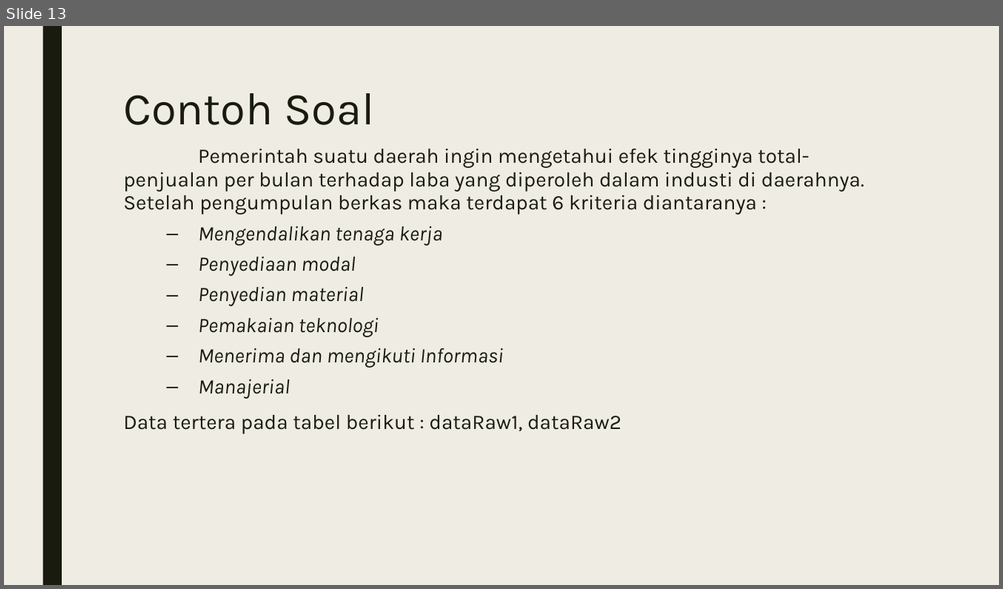
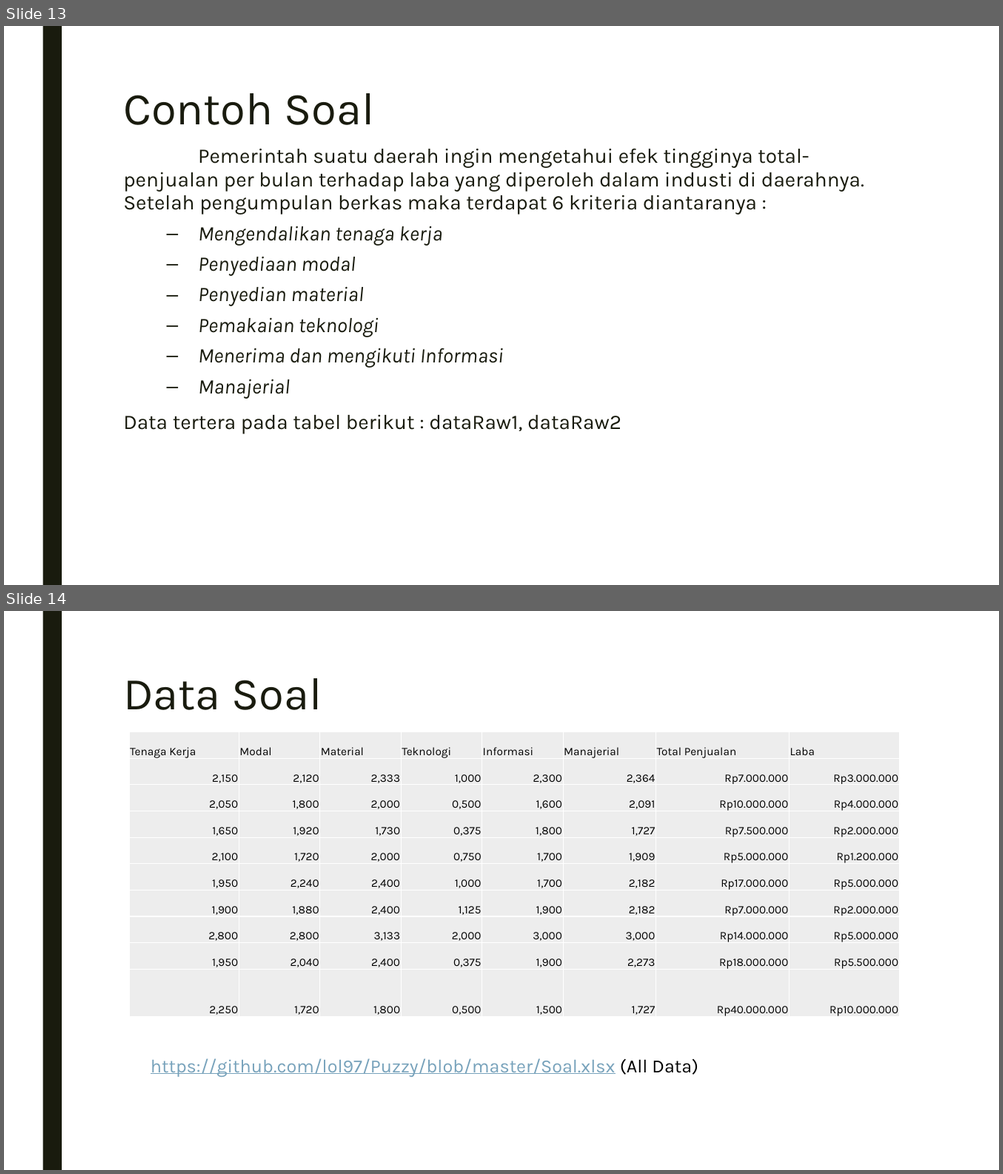
Before and after one commit to lol97/Puzzy, a slide deck: Fuzzy Quantification Theory.pptx. Shown one above the other, each under a label of ours: slide 13 before the commit, slides 13 and 14 after it. The pictures are 1003x589 and 1003x1174 pixels, drawn with LibreOffice and Linux fonts; fonts in the diff are those of the drawing. Boxes give left, top, right and bottom in pixels: in the first picture for what was removed or moved away, otherwise in the second. Text is boxed around its words. In the diff, an @@ line names an element or a change of style, - is before the commit and + after.

```diff
--- a/Fuzzy Quantification Theory.pptx
+++ b/Fuzzy Quantification Theory.pptx
@@ slide 14 added at [4, 611, 999, 1170], background #FFFFFF; not listed: 1 template element that a slide beside it also shows @@
@@ title added at [123, 678, 321, 710], 44 pt, text #191B0E @@
+Data Soal
@@ table added at [129, 732, 901, 1019], 10 rows, 8 columns @@
+Tenaga Kerja | Modal | Material | Teknologi | Informasi | Manajerial | Total Penjualan | Laba
+2,150 | 2,120 | 2,333 | 1,000 | 2,300 | 2,364 | Rp7.000.000 | Rp3.000.000
+2,050 | 1,800 | 2,000 | 0,500 | 1,600 | 2,091 | Rp10.000.000 | Rp4.000.000
+1,650 | 1,920 | 1,730 | 0,375 | 1,800 | 1,727 | Rp7.500.000 | Rp2.000.000
+2,100 | 1,720 | 2,000 | 0,750 | 1,700 | 1,909 | Rp5.000.000 | Rp1.200.000
+1,950 | 2,240 | 2,400 | 1,000 | 1,700 | 2,182 | Rp17.000.000 | Rp5.000.000
+1,900 | 1,880 | 2,400 | 1,125 | 1,900 | 2,182 | Rp7.000.000 | Rp2.000.000
+2,800 | 2,800 | 3,133 | 2,000 | 3,000 | 3,000 | Rp14.000.000 | Rp5.000.000
+1,950 | 2,040 | 2,400 | 0,375 | 1,900 | 2,273 | Rp18.000.000 | Rp5.500.000
+2,250 | 1,720 | 1,800 | 0,500 | 1,500 | 1,727 | Rp40.000.000 | Rp10.000.000
@@ text added at [151, 1059, 698, 1077], 18 pt, text #77A2BB, underline @@
+https://github.com/lol97/Puzzy/blob/master/Soal.xlsx (All Data)
@@ slide 13 changed as well @@
@@ background #EFEDE3 to #FFFFFF @@
```
Also in this commit, not shown: 17 other slides changed, 18 other slides added, 6 other files.
